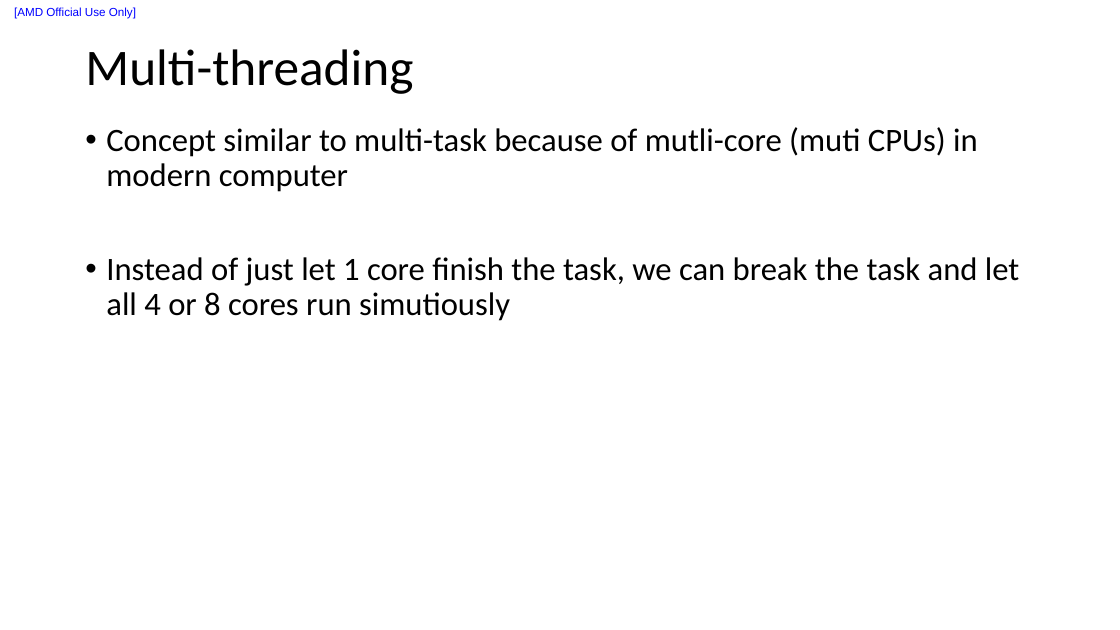
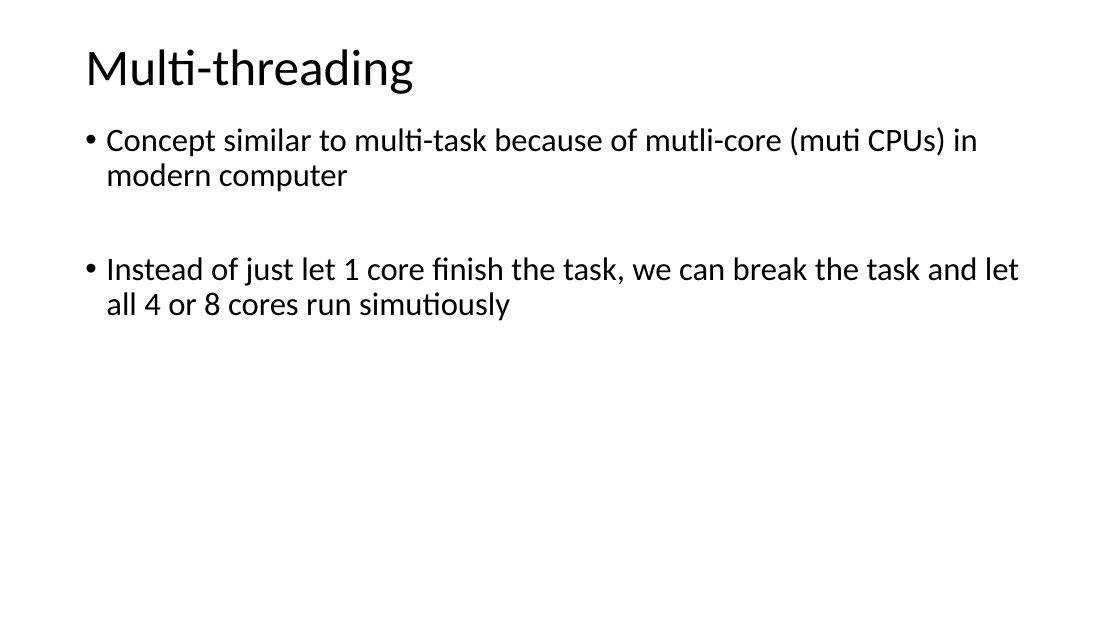
Before and after one commit to liuxu-github-ui/Java, a slide deck: slide 17 of Java_notes.pptx. Drawn at 1120x630 pixels with LibreOffice and Linux fonts; fonts in the diff are those of the drawing. Boxes give left, top, right and bottom in pixels: in the first picture for what was removed or moved away, otherwise in the second. Text is boxed around its words. In the diff, an @@ line names an element or a change of style, - is before the commit and + after.

```diff
--- a/Java_notes.pptx
+++ b/Java_notes.pptx
@@ text removed at [14, 7, 136, 19] @@
-[AMD Official Use Only]
```
Also in this commit, not shown: 16 other slides changed, 1 other file.
